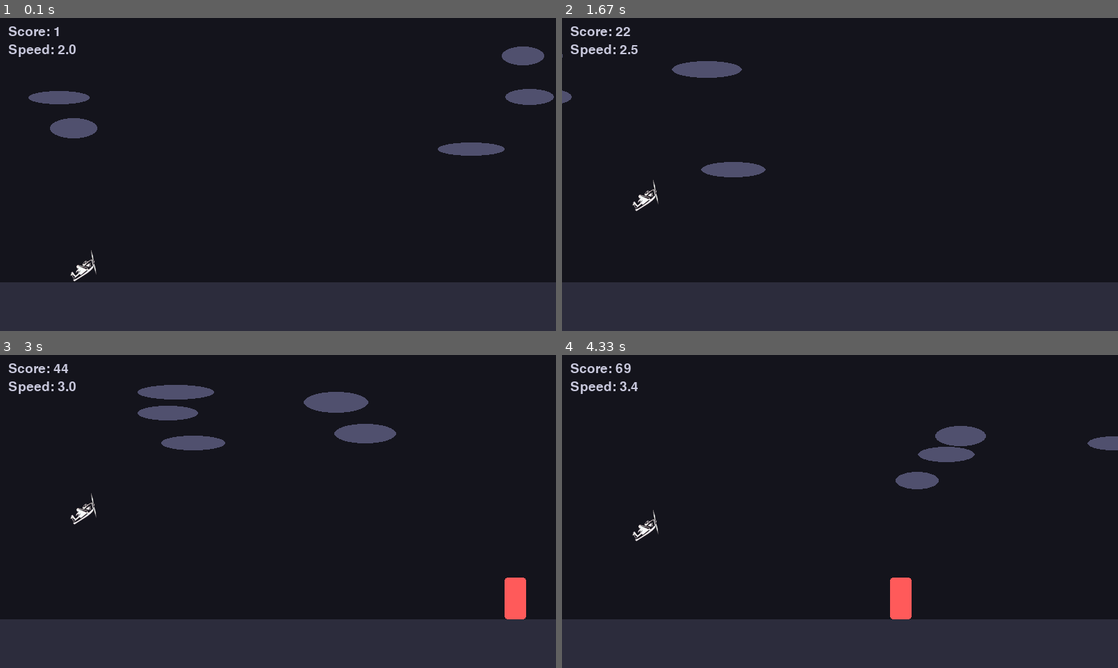
Above: before the commit, frames 1-4 (two rows, left to right).
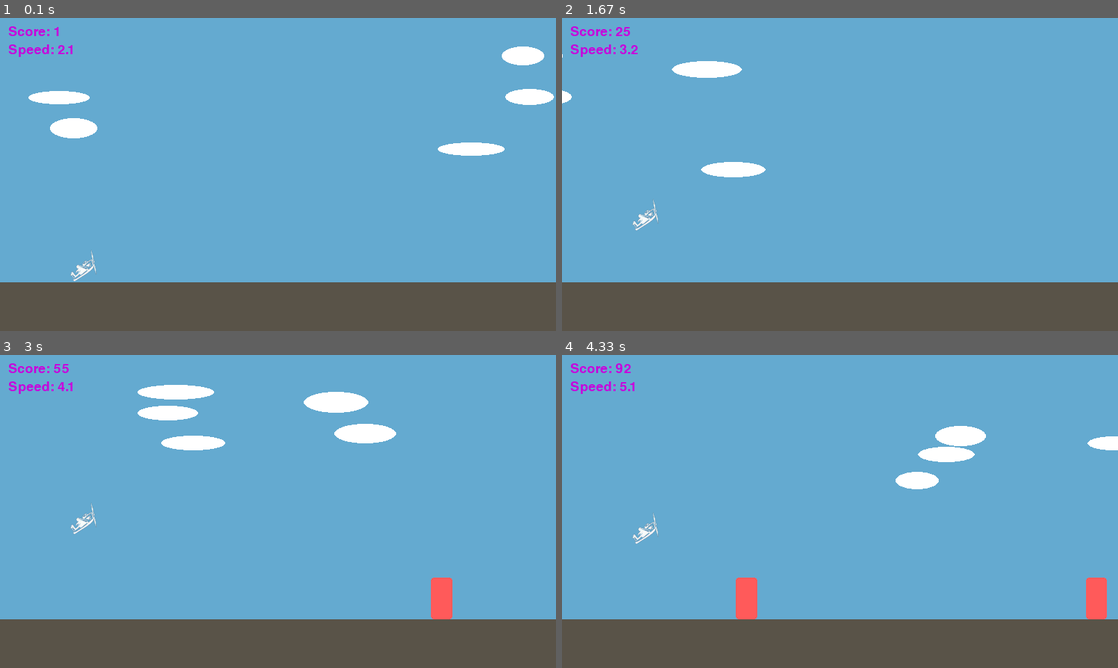
Above: after the commit, the same moments.

Repository: A2kmoise/pygame
Game: pygame game, started from cliff_jump.py
Same seed, same stepped clock (60 frames per second), same inputs: the game is played once before the commit and once after it.
Inputs:
- Up to frame 1 (0.1 s): no input
- Up to frame 2 (1.67 s): hold Up 0.33-0.8 s; hold Up 0.83-1.2 s; hold Up 1.23-1.53 s
- Up to frame 3 (3 s): hold Up 1.97-2.27 s; hold Up 2.3-2.67 s; hold Up from 2.7 s (still down)
- Up to frame 4 (4.33 s): release Up at 3 s; hold Up 3.03-3.4 s; hold Up 3.43-3.73 s; hold Up from 4.17 s (still down)

The runs differ from the first frame. In frame 1, 100% of the frame differs, in the area x 0-100%, y 0-100%; in frame 2, 100%; in frame 3, 100%; in frame 4, 100%.

Commit message:
interface updated

Diff:
--- a/cliff_jump.py
+++ b/cliff_jump.py
@@ -8,23 +8,34 @@
 WINDOW_HEIGHT = 450
 FPS = 60
 
+
+
 # Colors
-COLOR_BG = (20, 20, 28)
-COLOR_GROUND = (44, 44, 60)
-COLOR_PLAYER = (230, 230, 255)
+COLOR_BG = (100, 170, 208)
+COLOR_GROUND = (89, 83, 72)
+COLOR_PLAYER = (250, 250, 255)
 COLOR_OBSTACLE = (255, 90, 90)
-COLOR_UI = (200, 200, 220)
-COLOR_CLOUD = (80, 80, 110)
+COLOR_UI = (200, 0, 220)
+COLOR_CLOUD = (255, 255, 255)
+
+
+# Default colors
+# COLOR_BG = (20, 20, 28)
+# COLOR_GROUND = (44, 44, 60)
+# COLOR_PLAYER = (230, 230, 255)
+# COLOR_OBSTACLE = (255, 90, 90)
+# COLOR_UI = (200, 200, 220)
+# COLOR_CLOUD = (100, 80, 110)
 
 # Gameplay constants
 GROUND_HEIGHT = 70
 PLAYER_WIDTH = 40
 PLAYER_HEIGHT = 48
 PLAYER_START_X = 100
-GRAVITY = 0.9
+GRAVITY = 0.98
 JUMP_VELOCITY = -16.0
 BASE_SCROLL_SPEED = 2.0
-MAX_SCROLL_SPEED = 10.0
+MAX_SCROLL_SPEED = 20.0
 SPEEDUP_EVERY_SECONDS = 1.0
 # Alternate gaps: small then big, repeatedly
 SMALL_GAP_PX = 360
Not shown, changed: .gitignore
